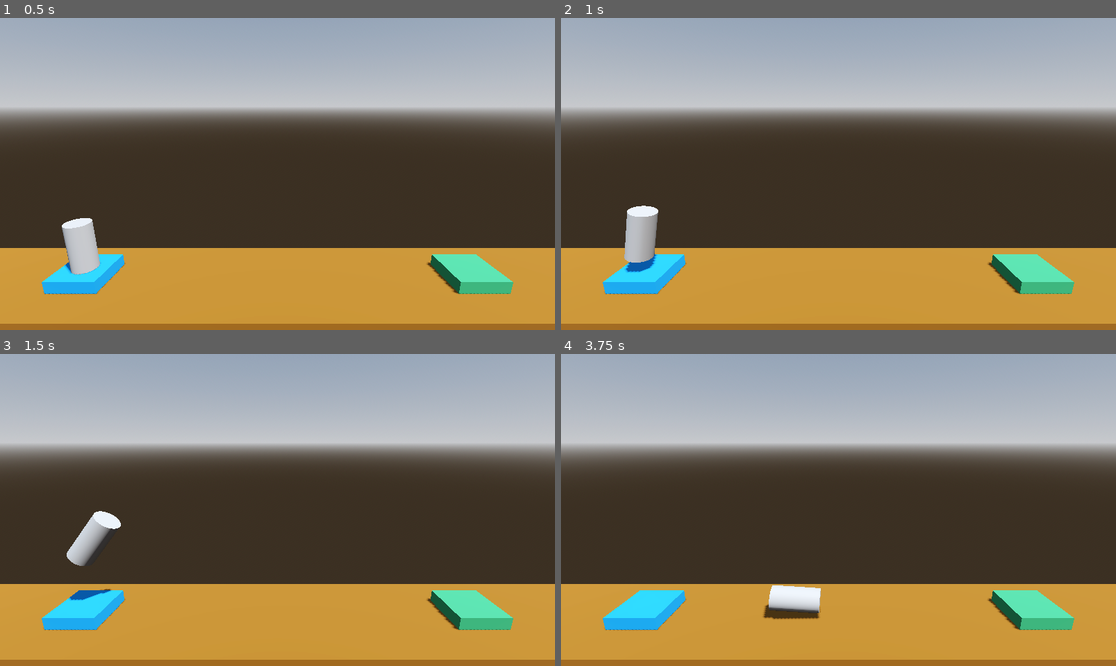
Above: before the commit, frames 1-4 (two rows, left to right).
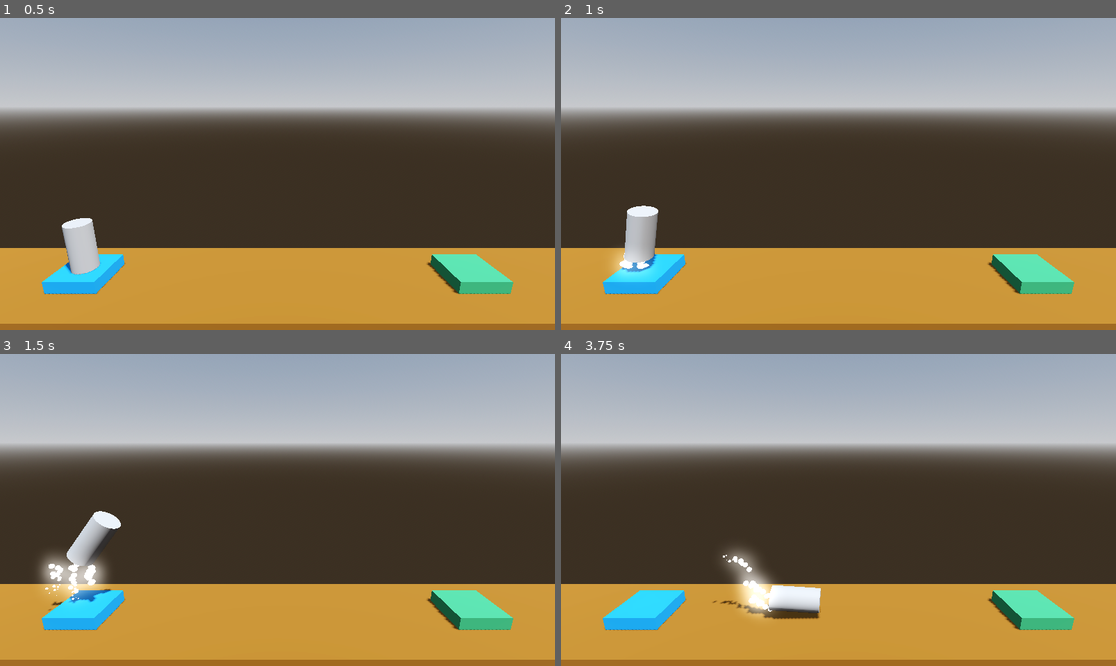
Above: after the commit, the same moments.

Repository: BerkayOzercan/Tutorial-Godot-Project-Boost
Game: Godot game, scene res://Levels/level_1.tscn
Two runs of this game, one before a commit and one after it. Both use one fixed random seed, a clock stepped at 60 frames per second and the inputs below.
Inputs:
- Up to frame 1 (0.5 s): no input
- Up to frame 2 (1 s): tap Enter at 0.5 s; hold D (rotate_right) from 0.53 s (still down); hold Space (boost) from 0.53 s (still down)
- Up to frame 3 (1.5 s): release D (rotate_right) at 1.28 s; release Space (boost) at 1.28 s; hold A (rotate_left) from 1.28 s (still down); tap Space (boost) at 1.35 s
- Up to frame 4 (3.75 s): release A (rotate_left) at 2.03 s; hold Space (boost) 2.03-2.78 s; hold D (rotate_right) 2.03-3.53 s; tap Space (boost) at 2.85 s; hold A (rotate_left) from 3.53 s (still down); hold Space (boost) from 3.53 s (still down)

Frame 1 is identical in both runs. In frame 2, 0.5% of the frame differs, in the area x 9-17%, y 74-84%; in frame 3, 1.5%, in the area x 7-20%, y 63-83%; in frame 4, 1.4%.

Commit message:
Edit : add engine particles

Diff:
--- /dev/null
+++ b/Particles/booster_particles.tscn
@@ -0,0 +1,36 @@
+[gd_scene load_steps=6 format=3 uid="uid://ux6ivcx1ovdp"]
+
+[sub_resource type="Curve" id="Curve_w7ove"]
+_data = [Vector2(0, 1), 0.0, 1.40451, 0, 0, Vector2(1, 0), -2.21649, 0.0, 0, 0]
+point_count = 2
+
+[sub_resource type="CurveTexture" id="CurveTexture_0capg"]
+curve = SubResource("Curve_w7ove")
+
+[sub_resource type="ParticleProcessMaterial" id="ParticleProcessMaterial_fgg2i"]
+direction = Vector3(0, -1, 0)
+spread = 15.0
+initial_velocity_min = 2.0
+initial_velocity_max = 4.0
+gravity = Vector3(0, 0, 0)
+damping_min = 9.0
+damping_max = 9.0
+scale_curve = SubResource("CurveTexture_0capg")
+
+[sub_resource type="StandardMaterial3D" id="StandardMaterial3D_6pwbh"]
+emission_enabled = true
+emission = Color(1, 1, 1, 1)
+emission_energy_multiplier = 2.0
+
+[sub_resource type="SphereMesh" id="SphereMesh_atjxn"]
+material = SubResource("StandardMaterial3D_6pwbh")
+radius = 0.1
+height = 0.2
+radial_segments = 32
+rings = 16
+
+[node name="BoosterParticles" type="GPUParticles3D"]
+amount = 32
+lifetime = 0.5
+process_material = SubResource("ParticleProcessMaterial_fgg2i")
+draw_pass_1 = SubResource("SphereMesh_atjxn")
--- a/Scripts/Player.gd
+++ b/Scripts/Player.gd
@@ -9,6 +9,10 @@
 @onready var explosion_audio : AudioStreamPlayer = $"ExplosionAudio"
 @onready var success_audio : AudioStreamPlayer = $"SuccessAudio"
 @onready var rocket_audio : AudioStreamPlayer3D = $"RocketAudio"
+
+@onready var booster_particle : GPUParticles3D = $"BoosterParticles"
+@onready var booster_particle_right : GPUParticles3D = $"BoosterParticlesRight"
+@onready var booster_particle_left : GPUParticles3D = $"BoosterParticlesLeft"
 
 var is_transitioning : bool = false
 
@@ -22,17 +26,24 @@
 func _press_spacebar(delta : float) -> void:
 	if Input.is_action_pressed("boost"):
 		apply_central_force(basis.y * delta * thrustPower)
-
+		booster_particle.emitting = true
 		if rocket_audio.playing == false:
 			rocket_audio.play()
 	else:
+		booster_particle.emitting = false
 		rocket_audio.stop()
+
+	if Input.is_action_pressed("rotate_right"):
+		apply_torque(Vector3(0.0, 0.0, -torquePower * delta))
+		booster_particle_left.emitting = true
+	else:
+		booster_particle_left.emitting = false
 
 	if Input.is_action_pressed("rotate_left"):
 		apply_torque(Vector3(0.0, 0.0, torquePower * delta))
-
-	if Input.is_action_pressed("rotate_right"):
-		apply_torque(Vector3(0.0, 0.0, -torquePower * delta))
+		booster_particle_right.emitting = true
+	else:
+		booster_particle_right.emitting = false
 
 func _on_body_entered(body:Node) -> void:
 	if is_transitioning == false:
--- a/player.tscn
+++ b/player.tscn
@@ -1,9 +1,10 @@
-[gd_scene load_steps=7 format=3 uid="uid://dic5jfwahf0yv"]
+[gd_scene load_steps=8 format=3 uid="uid://dic5jfwahf0yv"]
 
 [ext_resource type="Script" path="res://Scripts/Player.gd" id="1_s6sso"]
 [ext_resource type="AudioStream" uid="uid://cptx343i6y1l6" path="res://Sounds/SFX - Death Explosion.ogg" id="2_3skm3"]
 [ext_resource type="AudioStream" uid="uid://nouph6l78842" path="res://Sounds/SFX - Success.ogg" id="3_ps70y"]
 [ext_resource type="AudioStream" uid="uid://b8wv4axrshkad" path="res://Sounds/SFX - Main engine thrust.ogg" id="4_jpj5b"]
+[ext_resource type="PackedScene" uid="uid://ux6ivcx1ovdp" path="res://Particles/booster_particles.tscn" id="5_6tfr7"]
 
 [sub_resource type="CylinderMesh" id="CylinderMesh_8yyw8"]
 
@@ -34,4 +35,16 @@
 [node name="RocketAudio" type="AudioStreamPlayer3D" parent="."]
 stream = ExtResource("4_jpj5b")
 
+[node name="BoosterParticles" parent="." instance=ExtResource("5_6tfr7")]
+transform = Transform3D(1, 0, 0, 0, 1, 0, 0, 0, 1, 0, -1, 0)
+visibility_aabb = AABB(-1, -1, -1, 2, 2, 2)
+
+[node name="BoosterParticlesRight" parent="." instance=ExtResource("5_6tfr7")]
+transform = Transform3D(0.766044, -0.642788, 0, 0.642788, 0.766044, 0, 0, 0, 1, 0.47811, -0.994378, 0)
+visibility_aabb = AABB(-1, -1, -1, 2, 2, 2)
+
+[node name="BoosterParticlesLeft" parent="." instance=ExtResource("5_6tfr7")]
+transform = Transform3D(0.766044, 0.642788, 0, -0.642788, 0.766044, 0, 0, 0, 1, -0.478, -0.994016, 0)
+visibility_aabb = AABB(-1, -1, -1, 2, 2, 2)
+
 [connection signal="body_entered" from="." to="." method="_on_body_entered"]
